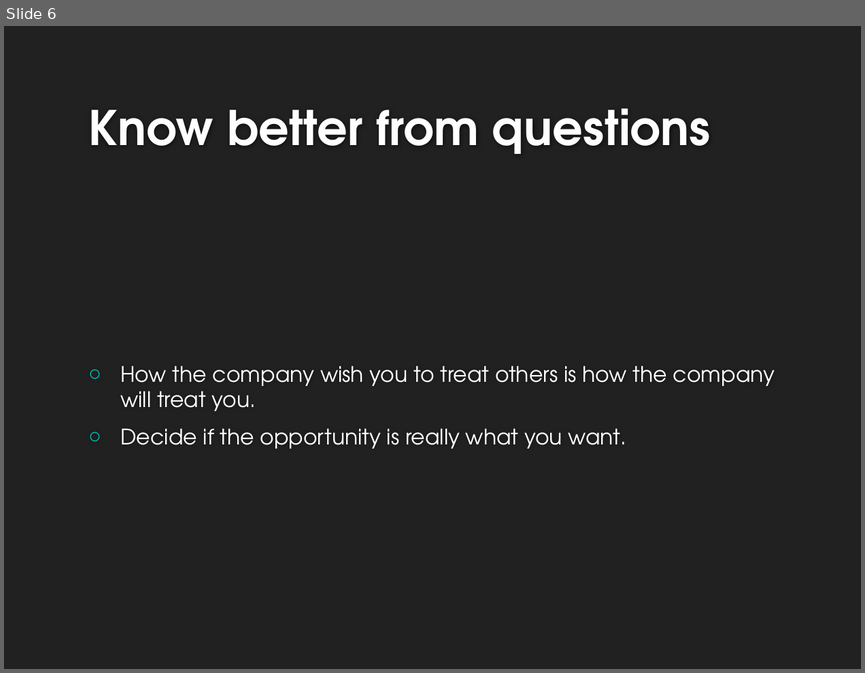
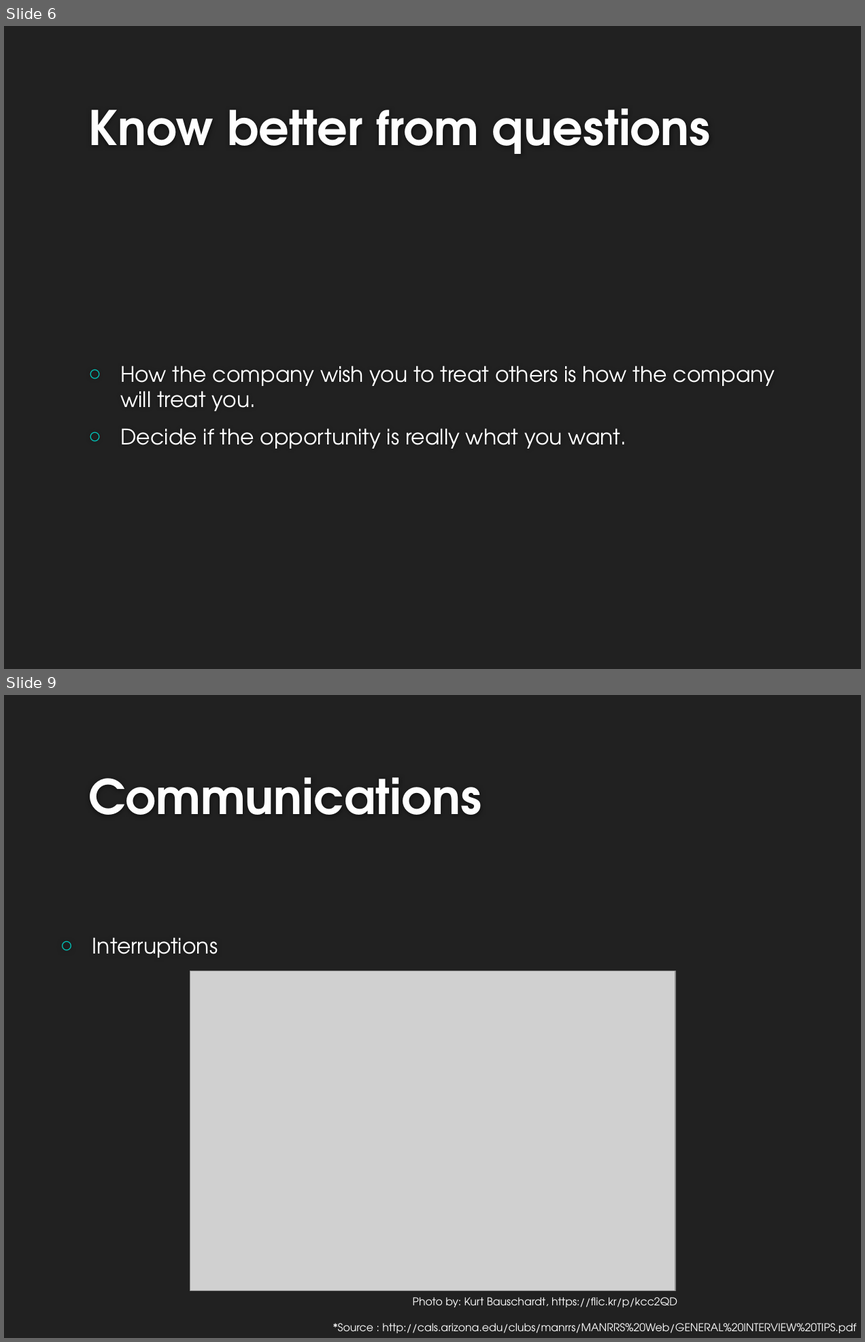
Before and after one commit to riwu/CS2101, a slide deck: OP1.pptx. Shown one above the other, each under a label of ours: slide 6 before the commit, slides 6 and 9 after it; the slides between them are not shown. The pictures are 865x673 and 865x1342 pixels, drawn with LibreOffice and Linux fonts; fonts in the diff are those of the drawing; grey boxes stand for pictures; background and template pictures are left out. Boxes give left, top, right and bottom in pixels: in the first picture for what was removed or moved away, otherwise in the second. Text is boxed around its words. In the diff, an @@ line names an element or a change of style, - is before the commit and + after.

```diff
--- a/OP1.pptx
+++ b/OP1.pptx
@@ slide 9 added at [4,695,861,1338], background #212121 @@
@@ title added at [88,777,481,815], 40 pt, text #FEFEFE, bold @@
+Communications
@@ text added at [92,937,218,957], 18 pt, text #FFFFFF @@
+○ Interruptions
@@ picture added at [190,971,676,1291] @@
@@ text added at [413,1297,677,1307], 9 pt, text #FFFFFF @@
+Photo by: Kurt Bauschardt, https://flic.kr/p/kcc2QD
@@ text added at [333,1323,856,1333], 9 pt, text #FFFFFF @@
+*Source : http://cals.arizona.edu/clubs/manrrs/MANRRS%20Web/GENERAL%20INTERVIEW%20TIPS.pdf
```
Also in this commit, not shown: 1 slide changed, 5 other slides added.
